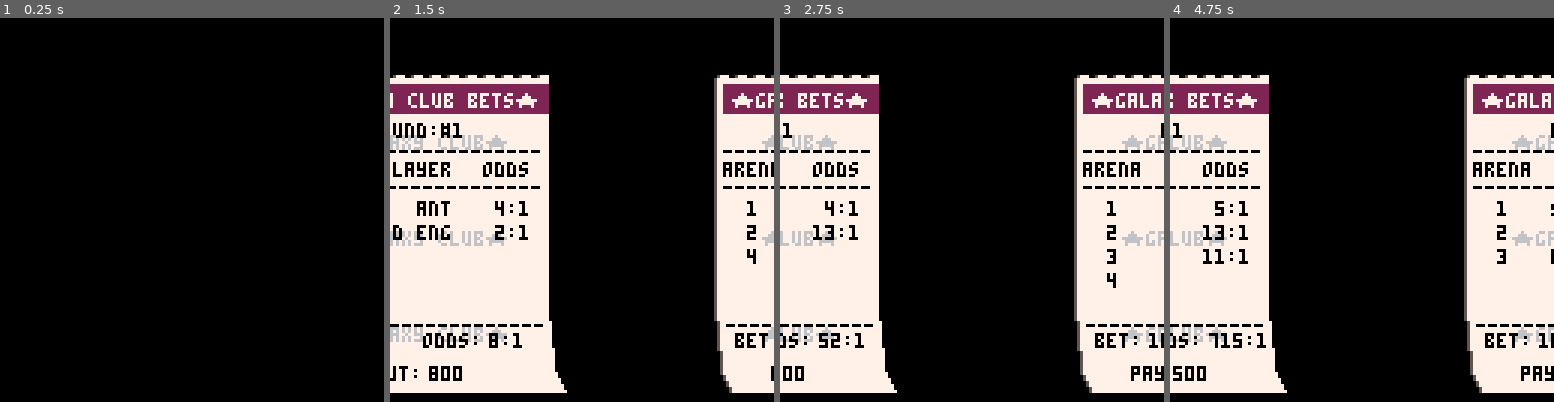
Above: before the commit, frames 1-4 (left to right).
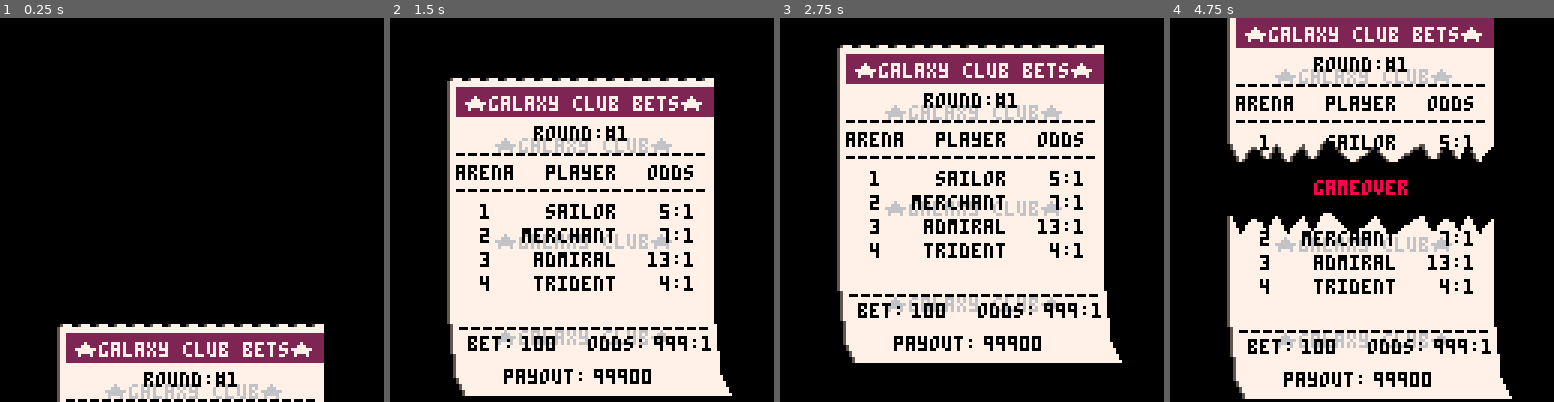
Above: after the commit, the same moments.

Repository: suspicious-smoke/club-bets-pico8
Game: PICO-8 cartridge club-bets.p8
Same seed, same stepped clock (60 frames per second), same inputs: the game is played once before the commit and once after it.
Inputs:
- Up to frame 1 (0.25 s): no input
- Up to frame 2 (1.5 s): tap X (X key) at 0.33, 1.07 s; tap O (Z key) at 0.7 s
- Up to frame 3 (2.75 s): hold Right 1.6-2.1 s; tap O (Z key) at 1.7, 2.1, 2.5 s; tap X (X key) at 1.85 s; hold Up 2.15-2.42 s; hold Right from 2.47 s (still down)
- Up to frame 4 (4.75 s): tap O (Z key) every 0.4 s from 2.9 to 4.5 s; tap X (X key) at 2.97, 4.08 s; release Right at 3.03 s; hold Left 3.08-3.58 s; hold Down 3.63-3.97 s; hold Right 4.02-4.68 s; hold Up from 4.73 s (still down)

The runs differ from the first frame. In frame 1, 13% of the frame differs, in the area x 14-85%, y 79-100%; in frame 2, 60%; in frame 3, 67%; in frame 4, 69%, in the area x 0-100%, y 0-100%.

Commit message:
work on gameover screen

Diff:
--- a/club-bets.p8
+++ b/club-bets.p8
@@ -98,7 +98,7 @@
 	fill_arenas()
 	dummy_bets()
 	--init_quickbetpage()
-	init_tickets()
+	init_gameover()
 	--init_betpage()
 	--calculate_winners()
 	--init_confirm()
@@ -716,80 +716,51 @@
 end
 -->8
 --ticket
-function init_tickets()
-	tx={}
-	ty={}
-	tx_off={}
-	t_tmr={}
-	t_delay={}
-	t_sep=0
-	for i=1,10 do
-		t_tmr[i]=0
-		tx[i]=-100
-		ty[i]=20
-		tx_off[i]=0
-		t_delay[i]=i*20
-	end
-	cur_tick=1
-	tik_tmr=0
+function init_gameover()
+	gameover_mode=1
+	ty_off,t_tmr,t_sep=0,0,0
 	get_bet_summary()
 	get_bet_costs()
 	prep_draw_bet_summary()
-
-	_upd=upd_tickets
-	_drw=drw_tickets
-end
-
-function lerp_tickets_up()
-	local end_loop=true
-	for i=1,#tx do
-		t_delay[i]=max(t_delay[i]-1,0)
-		if t_delay[i]==0 then
-			t_tmr[i]=min(t_tmr[i]+0.01,1)
-			local _t=easeoutquart(t_tmr[i])
-			tx_off[i]=lerp(0,300,_t)
-		end
-		if t_tmr[i]!=1 then
-		end_loop=false
-		end
-	end
-	if end_loop then
-		debug[1]="fda"
-	end
-end
-
-function upd_tickets()
-	lerp_tickets_up()
-
-	-- tik_tmr+=1
-	-- if tik_tmr<40 then
-	-- 	if rnd(1)>0.5 then
-	-- 		sfx(5)
-	-- 	else
-	-- 		sfx(6)
-	-- 	end
-	-- 	ty[cur_tick]-=3
-	-- elseif tik_tmr==46 then
-	-- 	sfx(7)
-	-- 	ty[cur_tick]-=8-cur_tick
-	-- 	cur_tick+=1
-	-- 	if cur_tick<11 then
-	-- 		tik_tmr=0
-	-- 	end
-	-- end
-
-	-- if tik_tmr==10 then
-	-- 	t_sep=min(t_sep+1,10)
-	-- 	tik_tmr=0
-	-- end
-end
-
-function drw_tickets()
-	for i=1,#tx do
-		local _tx,_ty=tx[i]+tx_off[i],ty[i]
-		draw_ticket(i,_tx,_ty)
-	end
-end
+	_upd=upd_gameover
+	_drw=drw_gameover
+end
+
+function upd_gameover()
+	if gameover_mode==1 then
+		if lerp_ticket() then
+			t_tmr=0
+			gameover_mode=2
+		end
+	elseif gameover_mode==2 then
+		t_tmr=min(t_tmr+0.1,1)
+		local _t=easeinquad(t_tmr)
+		t_sep=lerp(0,12,_t)
+		if t_tmr==1 then
+			gameover_mode=3
+		end
+	end
+
+end
+
+function drw_gameover()
+	draw_ticket(10,20,140-ty_off)
+	if gameover_mode==3 then
+		print("gameover",48,54,8)
+	end
+end
+
+function lerp_ticket()
+	t_tmr=min(t_tmr+0.01,1)
+	local _t=easeoutquart(t_tmr)
+	ty_off=lerp(0,130,_t)
+
+	if t_tmr==1 then
+		return true
+	end
+	return false
+end
+
 
 function draw_ticket(i_bet,_tx,_ty)
 	--ticket
@@ -856,31 +827,7 @@
 	print(arr_to_str(bets_winnings[i_bet]),_tx+48,_sy_d+96,0)
 end
 
-function init_print_tickets()
-	tx={}
-	ty={}
-	t_sep=0
-	for i=1,1 do
-		tx[i]=i*5
-		ty[i]=100
-		--ty[i]=12
-	end
-	tik_tmr=0
-	get_bet_summary()
-	get_bet_costs()
-	prep_draw_bet_summary()
-
-	_upd=upd_print_tickets
-	_drw=drw_print_tickets
-end
-
-function upd_print_tickets()
-
-end
-
-function drw_print_tickets()
-
-end
+
 
 -->8
 --calculations
@@ -1137,14 +1084,21 @@
 	--give player winnings
 	money=arr_add(winning_cash,money)
 	winning_cash={}
-	--refill arena
-	fill_arenas()
-	--start next bet round/bet page
-	if qm_mode==1 then
-		init_betpage()
+	if arr_to_str(money)=="0" then
+		init_gameover()
 	else
-		init_quickbetpage()
-	end
+		--refill arena
+		fill_arenas()
+		--start next bet round/bet page
+		if qm_mode==1 then
+			init_betpage()
+		else
+			init_quickbetpage()
+		end
+	end
+
+
+
 end
 -->8
 --helpers
